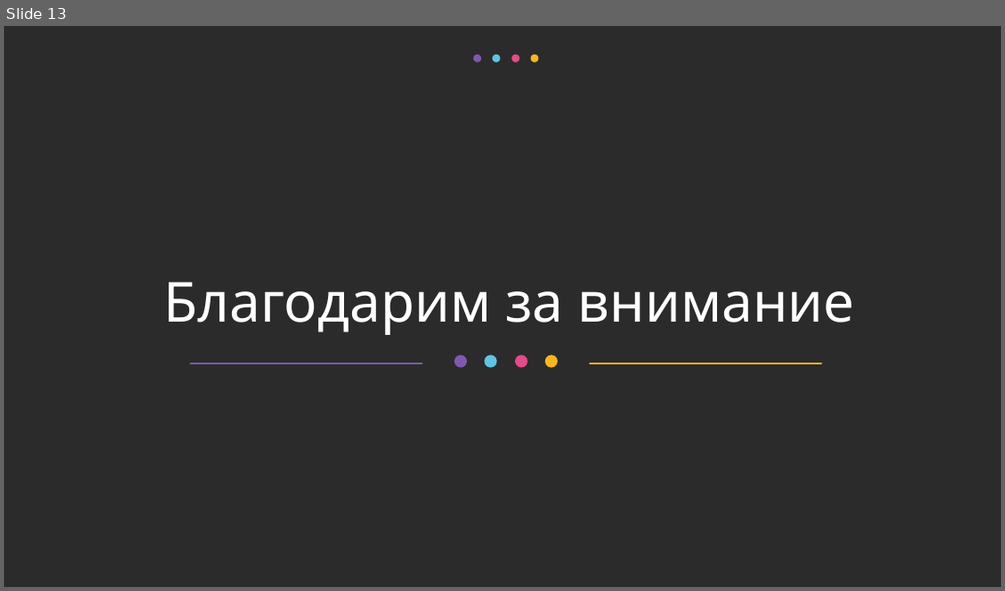
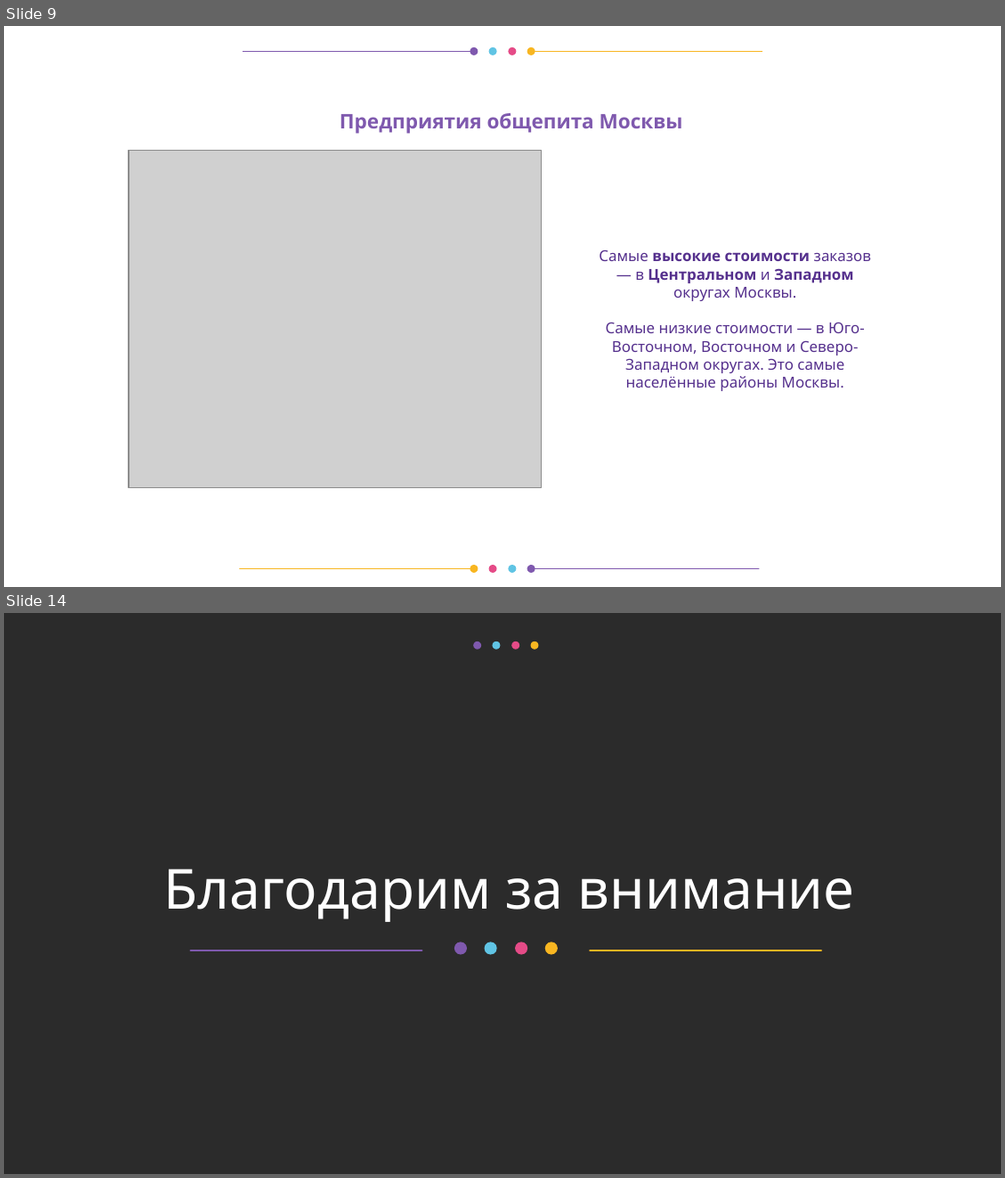
Before and after one commit to okeangel/da_portfolio, a slide deck: practicum/week_21_presentation_catering_in_moscow.odp. Shown one above the other, each under a label of ours: slide 13 before the commit, slides 9 and 14 after it; the slides between them are not shown. The pictures are 1005x591 and 1005x1178 pixels, drawn with LibreOffice and Linux fonts; fonts in the diff are those of the drawing; grey boxes stand for pictures; background and template pictures are left out; a plain dark background stands for a picture behind light text. Boxes give left, top, right and bottom in pixels: in the first picture for what was removed or moved away, otherwise in the second. Text is boxed around its words. In the diff, an @@ line names an element or a change of style, - is before the commit and + after.

```diff
--- a/practicum/week_21_presentation_catering_in_moscow.odp
+++ b/practicum/week_21_presentation_catering_in_moscow.odp
@@ slide 9 added at (x1=4, y1=26, x2=1001, y2=587), background #FFFFFF @@
@@ group added at (x1=243, y1=47, x2=762, y2=56): 6 freeform shapes @@
@@ title added at (x1=340, y1=113, x2=683, y2=134), 16 pt, text #7F59AE, bold @@
+Предприятия общепита Москвы
@@ picture added at (x1=129, y1=151, x2=542, y2=488) @@
@@ title added at (x1=599, y1=249, x2=871, y2=391), 12 pt, text #55308D @@
+Самые высокие стоимости заказов — в Центральном и Западном округах Москвы.
+Самые низкие стоимости — в Юго-Восточном, Восточном и Северо-Западном округах. Это самые населённые районы Москвы.
@@ group added at (x1=240, y1=565, x2=759, y2=573): 6 freeform shapes @@
@@ what was slide 13 is now slide 14 @@
```
Also in this commit, not shown: 9 slides changed, 3 other slides added, 3 slides removed, 1 other file.
